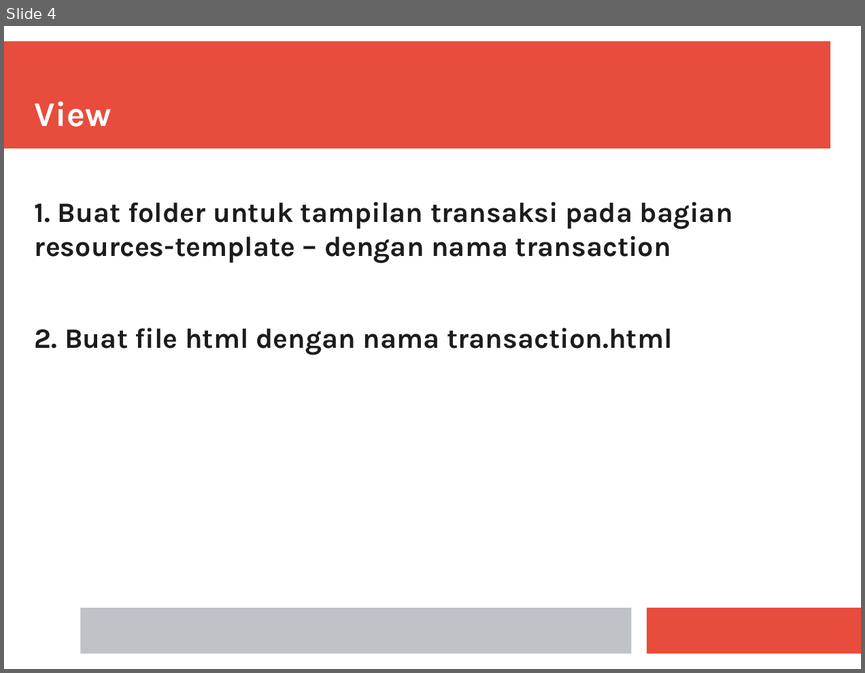
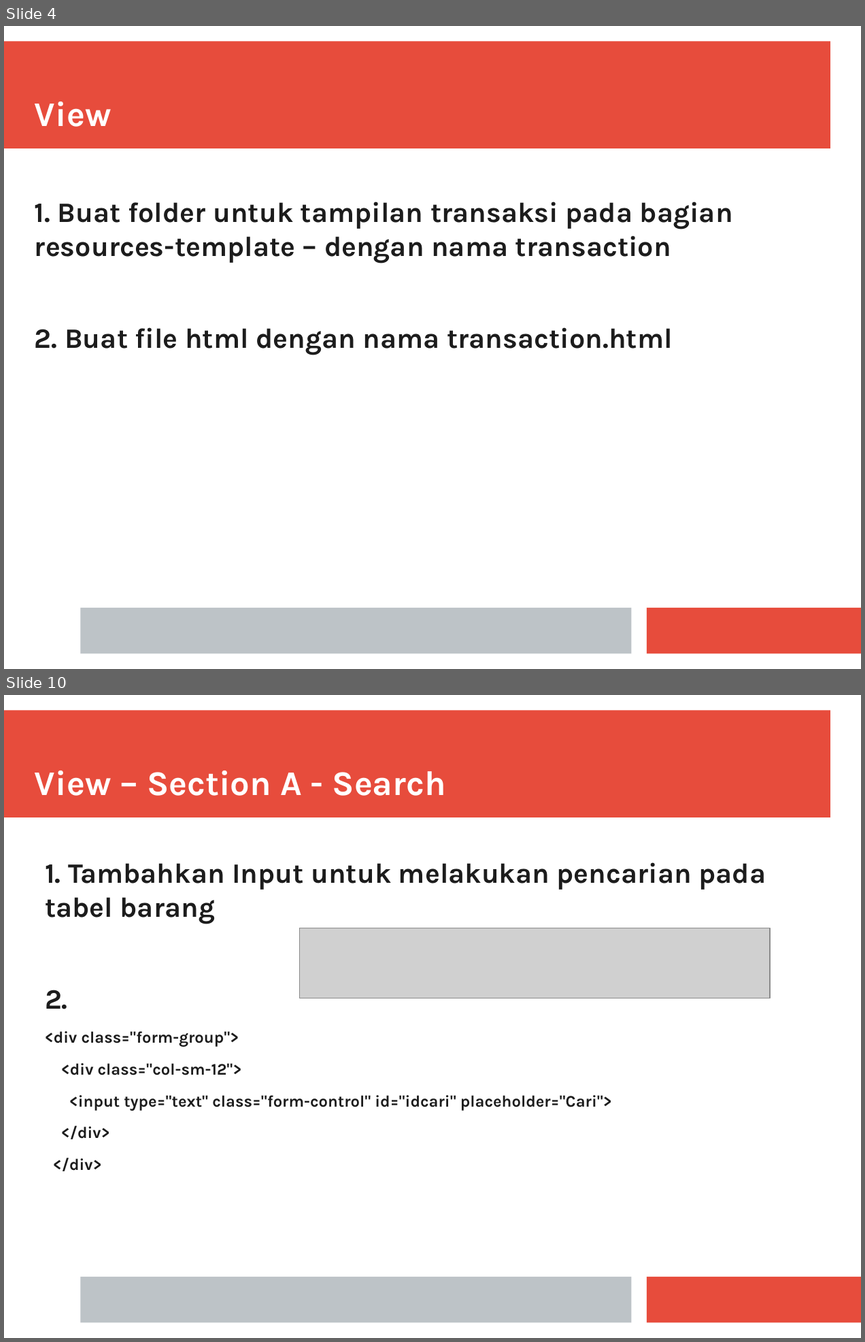
Before and after one commit to farouksyah/javatechnology198, a slide deck: docs/TransactionGuidances.pptx. Shown one above the other, each under a label of ours: slide 4 before the commit, slides 4 and 10 after it; the slides between them are not shown. The pictures are 865x673 and 865x1342 pixels, drawn with LibreOffice and Linux fonts; fonts in the diff are those of the drawing; grey boxes stand for pictures. Boxes give left, top, right and bottom in pixels: in the first picture for what was removed or moved away, otherwise in the second. Text is boxed around its words. In the diff, an @@ line names an element or a change of style, - is before the commit and + after.

Commit message:
update document transaction Section A

```diff
--- a/docs/TransactionGuidances.pptx
+++ b/docs/TransactionGuidances.pptx
@@ slide 10 added at box(4, 695, 861, 1338), background #FFFFFF; not listed: 3 template elements that a slide beside it also shows @@
@@ text added at box(35, 770, 446, 796), 32 pt, text #FFFFFF, bold @@
+View – Section A - Search
@@ text added at box(45, 862, 766, 1171), 15 pt, text #1C1C1C, bold @@
+1. Tambahkan Input untuk melakukan pencarian pada tabel barang
+2.
+<div class="form-group">
+<div class="col-sm-12">
+<input type="text" class="form-control" id="idcari" placeholder="Cari">
+</div>
+</div>
@@ picture added at box(299, 928, 770, 998) @@
```
Also in this commit, not shown: 1 slide changed, 10 other slides added, 4 slides removed, 1 other file.
